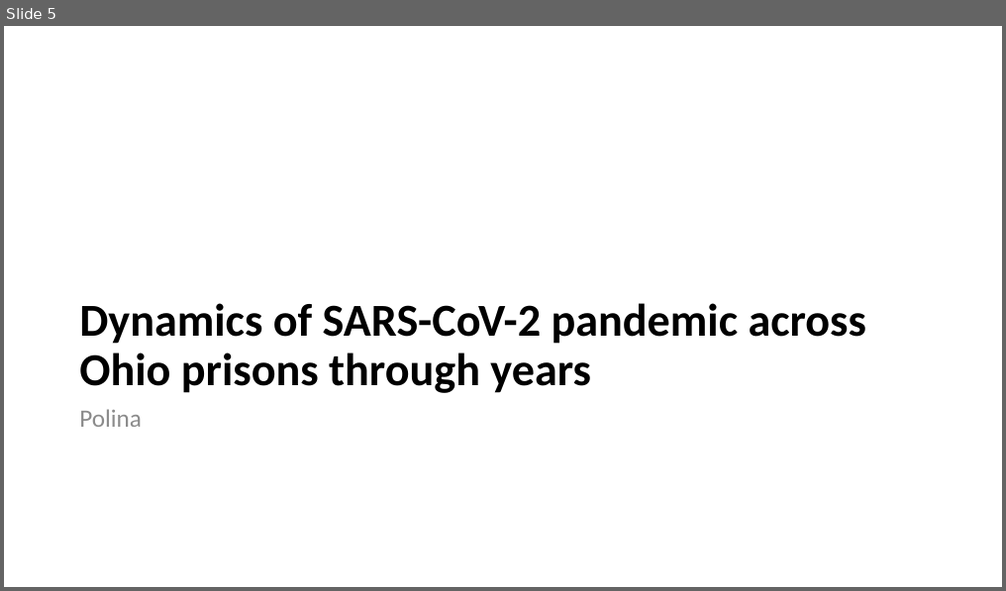
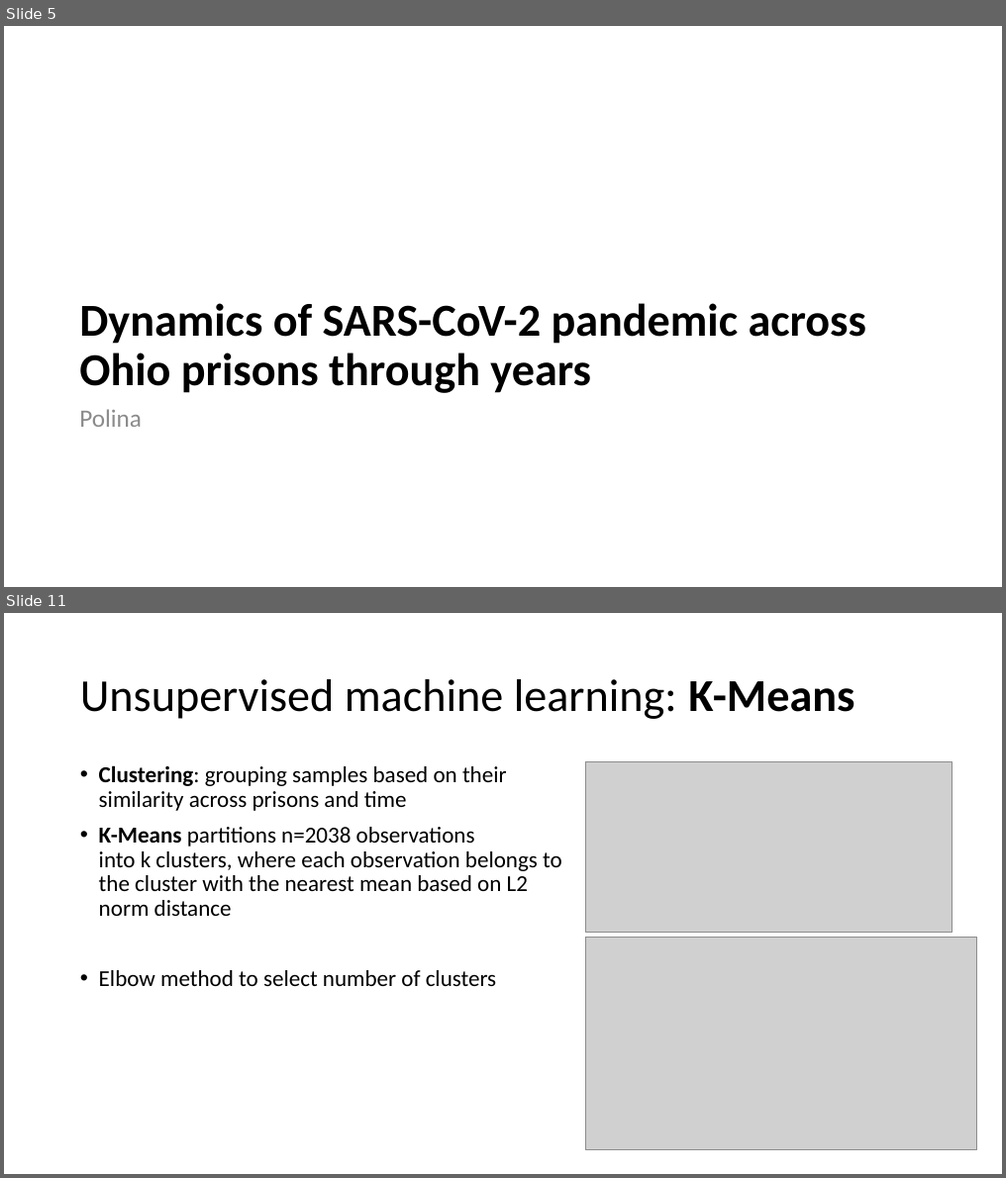
Before and after one commit to pberezina/COVID19-Wastewater-ML, a slide deck: slides.pptx. Shown one above the other, each under a label of ours: slide 5 before the commit, slides 5 and 11 after it; the slides between them are not shown. The pictures are 1006x591 and 1006x1178 pixels, drawn with LibreOffice and Linux fonts; fonts in the diff are those of the drawing; grey boxes stand for pictures. Boxes give left, top, right and bottom in pixels: in the first picture for what was removed or moved away, otherwise in the second. Text is boxed around its words. In the diff, an @@ line names an element or a change of style, - is before the commit and + after.

Commit message:
Updates on clustering

```diff
--- a/slides.pptx
+++ b/slides.pptx
@@ slide 11 added at (4, 613, 1002, 1174), background #FFFFFF @@
@@ title added at (80, 679, 854, 719), 44 pt, text #000000 @@
+Unsupervised machine learning: K-Means
@@ text added at (99, 765, 562, 986), 22 pt, text #000000 @@
+• Clustering: grouping samples based on their similarity across prisons and time
+• K-Means partitions n=2038 observations into k clusters, where each observation belongs to the cluster with the nearest mean based on L2 norm distance
+• Elbow method to select number of clusters
@@ picture added at (586, 761, 952, 932) @@
@@ picture added at (586, 938, 977, 1151) @@
```
Also in this commit, not shown: 4 slides changed, 3 other slides added, 2 slides removed, 4 other files.
